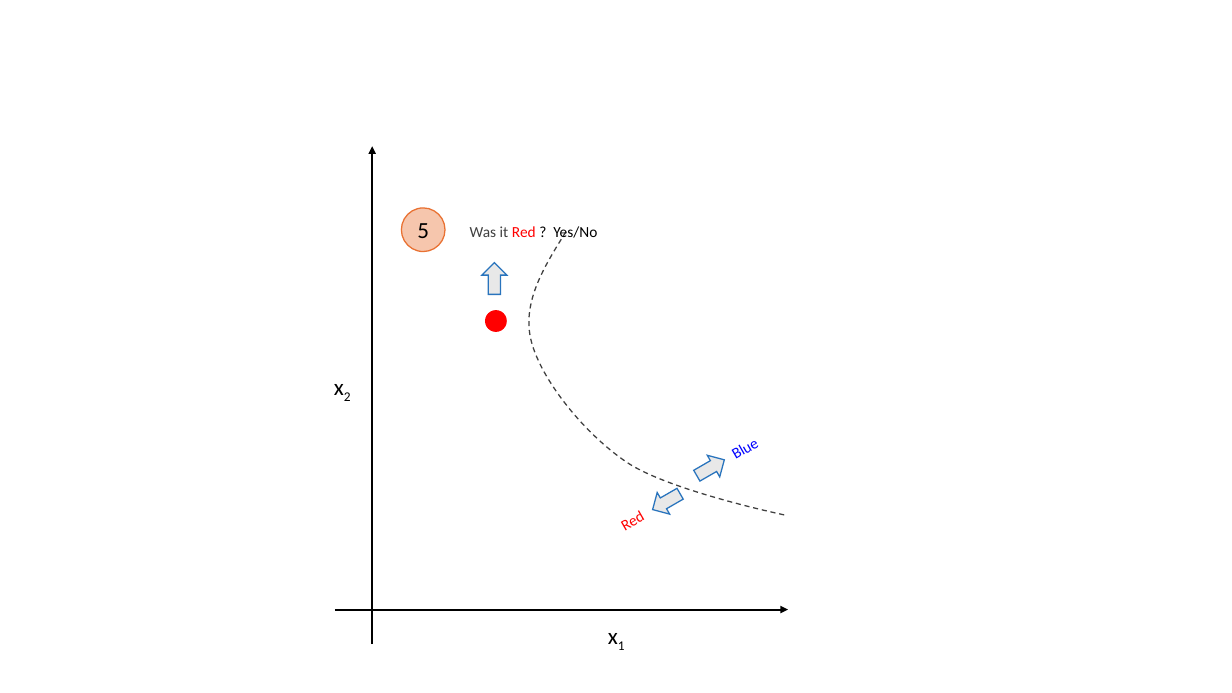
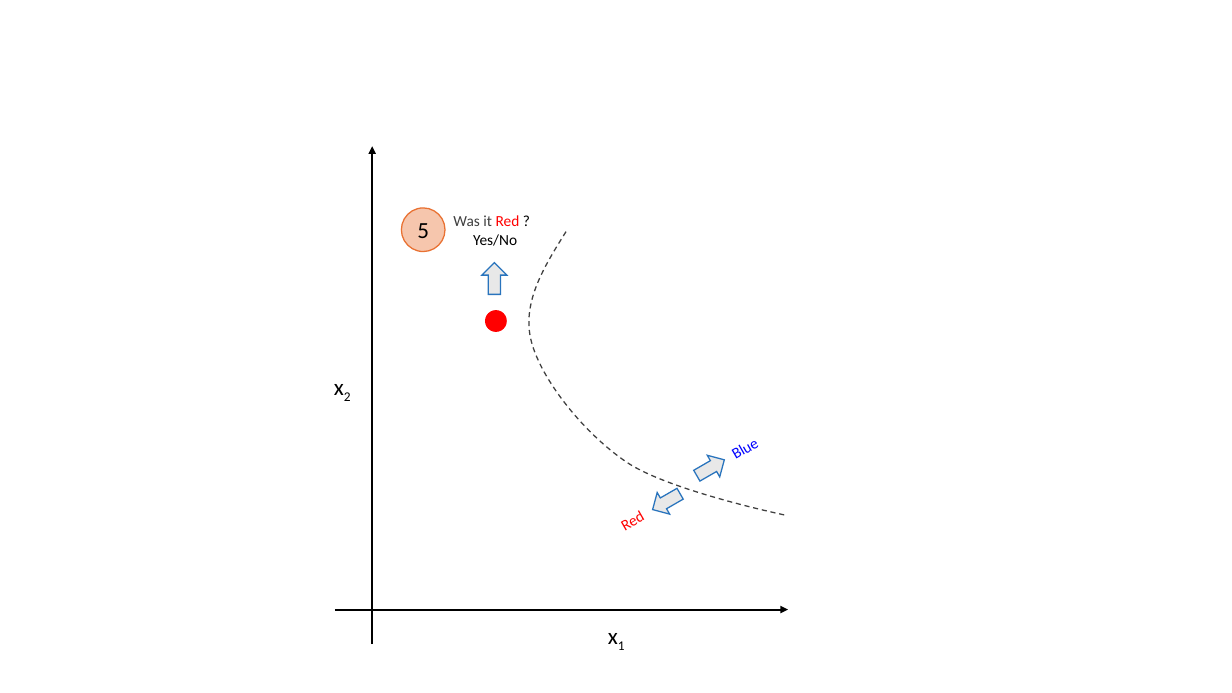
Before and after one commit to domingomery/patrones, a slide deck: slide 24 of clases/Cap04_Clasificacion/presentations/PAT04_ClasificadoresBasicos.pptx. Drawn at 1232x693 pixels with LibreOffice and Linux fonts; fonts in the diff are those of the drawing. Boxes give left, top, right and bottom in pixels: in the first picture for what was removed or moved away, otherwise in the second. Text is boxed around its words. In the diff, an @@ line names an element or a change of style, - is before the commit and + after.

```diff
--- a/clases/Cap04_Clasificacion/presentations/PAT04_ClasificadoresBasicos.pptx
+++ b/clases/Cap04_Clasificacion/presentations/PAT04_ClasificadoresBasicos.pptx
@@ text at (453, 215, 520, 246): text changed @@
-Was it Red ? Yes/No
+Was it Red ?
+Yes/No
```
Also in this commit, not shown: 11 other slides changed, 8 other files.
